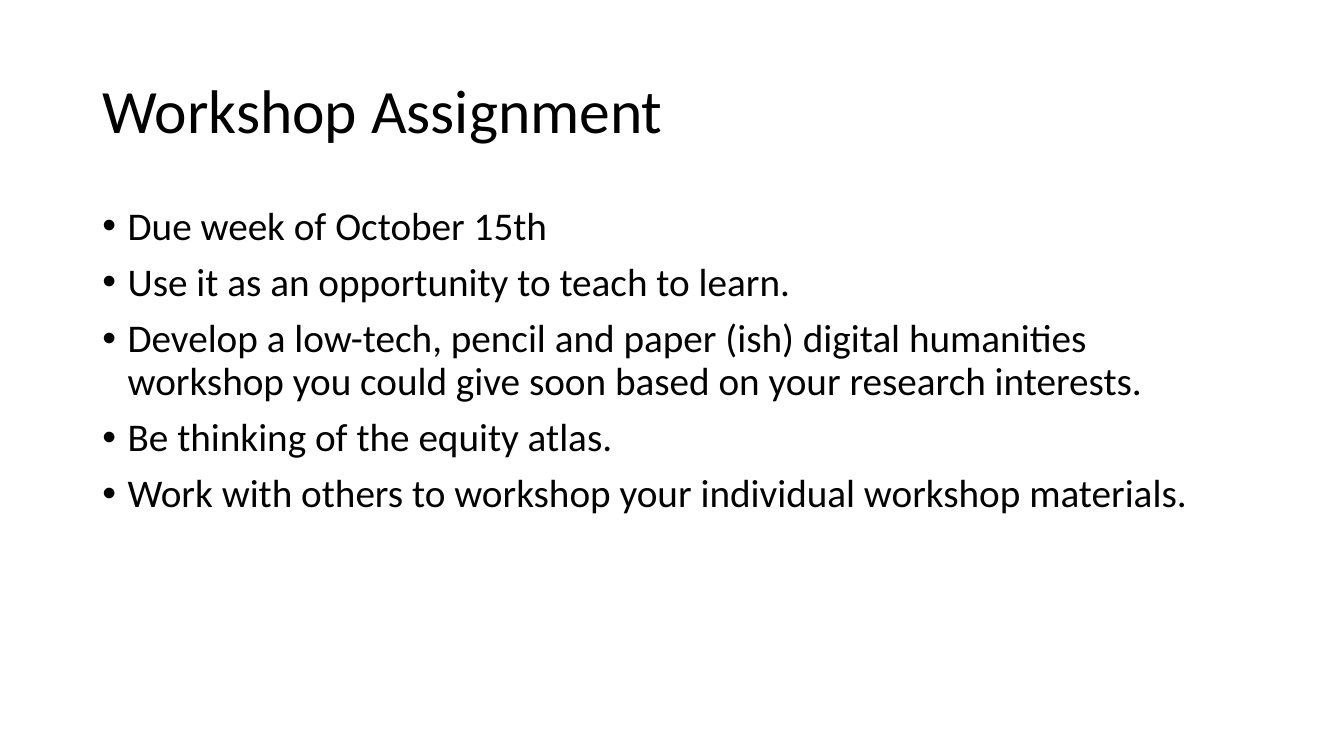
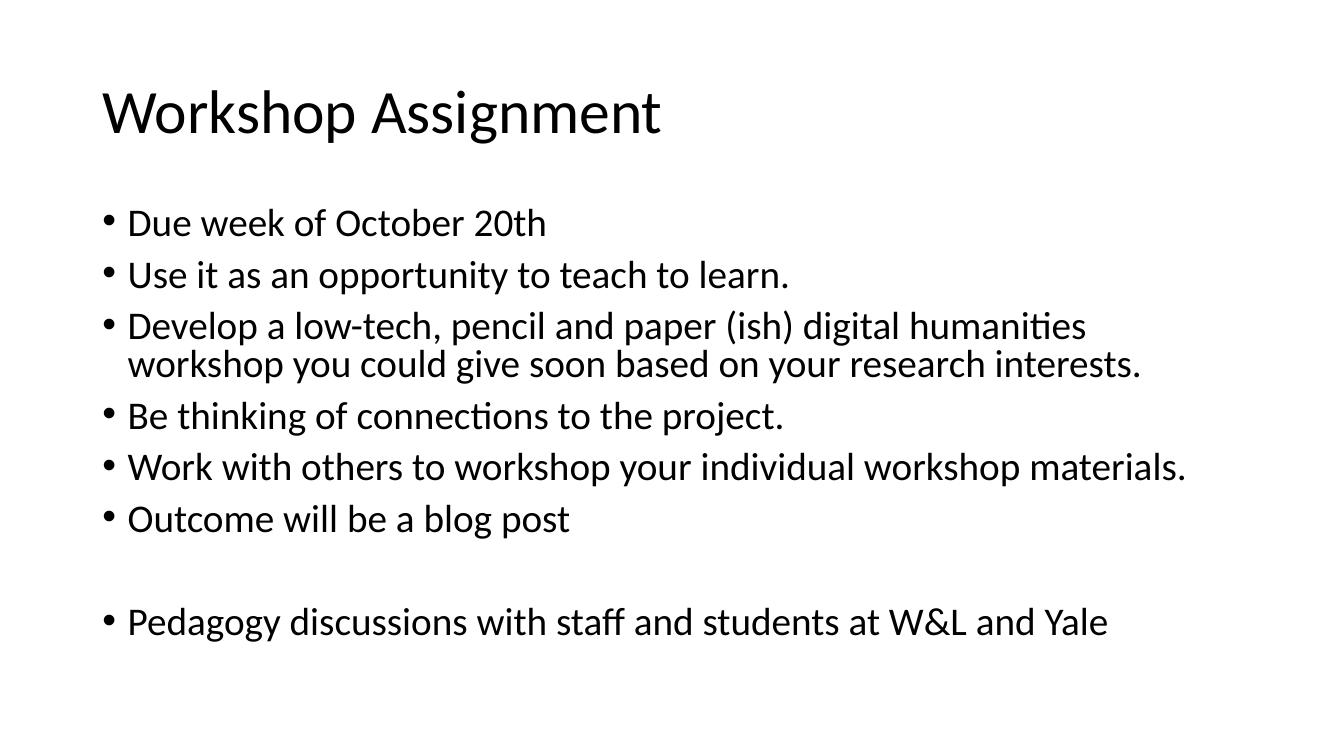
Before and after one commit to scholarslab/praxis, a slide deck: slide 3 of assets/workshop-on-workshops/workshop-on-workshops.pptx. Drawn at 1344x756 pixels with LibreOffice and Linux fonts; fonts in the diff are those of the drawing. Boxes give left, top, right and bottom in pixels: in the first picture for what was removed or moved away, otherwise in the second. Text is boxed around its words. In the diff, an @@ line names an element or a change of style, - is before the commit and + after.

```diff
--- a/assets/workshop-on-workshops/workshop-on-workshops.pptx
+++ b/assets/workshop-on-workshops/workshop-on-workshops.pptx
@@ text at (x1=128, y1=208, x2=547, y2=237): text changed @@
-• Due week of October 15th
+• Due week of October 20th
@@ text at (x1=128, y1=260, x2=1186, y2=487): line spacing 0.9 to 0.8 @@
@@ text at (x1=128, y1=401, x2=785, y2=436): text changed @@
-• Be thinking of the equity atlas.
+• Be thinking of connections to the project.
@@ text at (x1=128, y1=504, x2=1109, y2=642): paragraphs added @@
+• Outcome will be a blog post
+• Pedagogy discussions with staff and students at W&L and Yale
```
Also in this commit, not shown: 5 other slides changed, 1 slide added, 1 other file.
